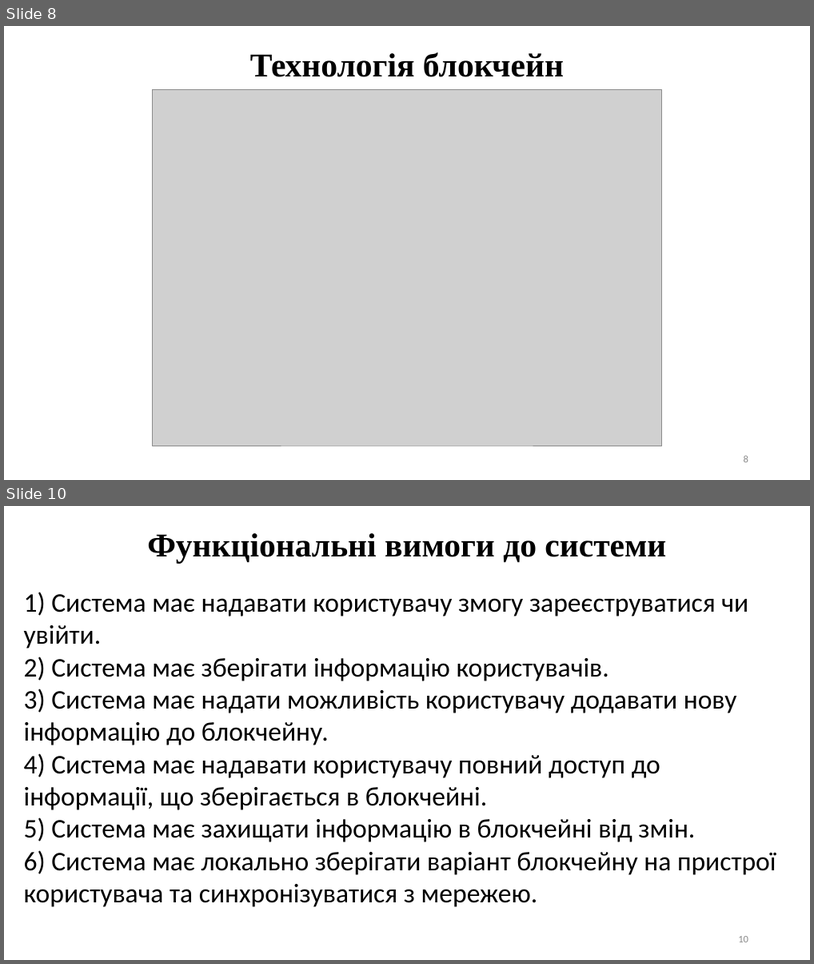
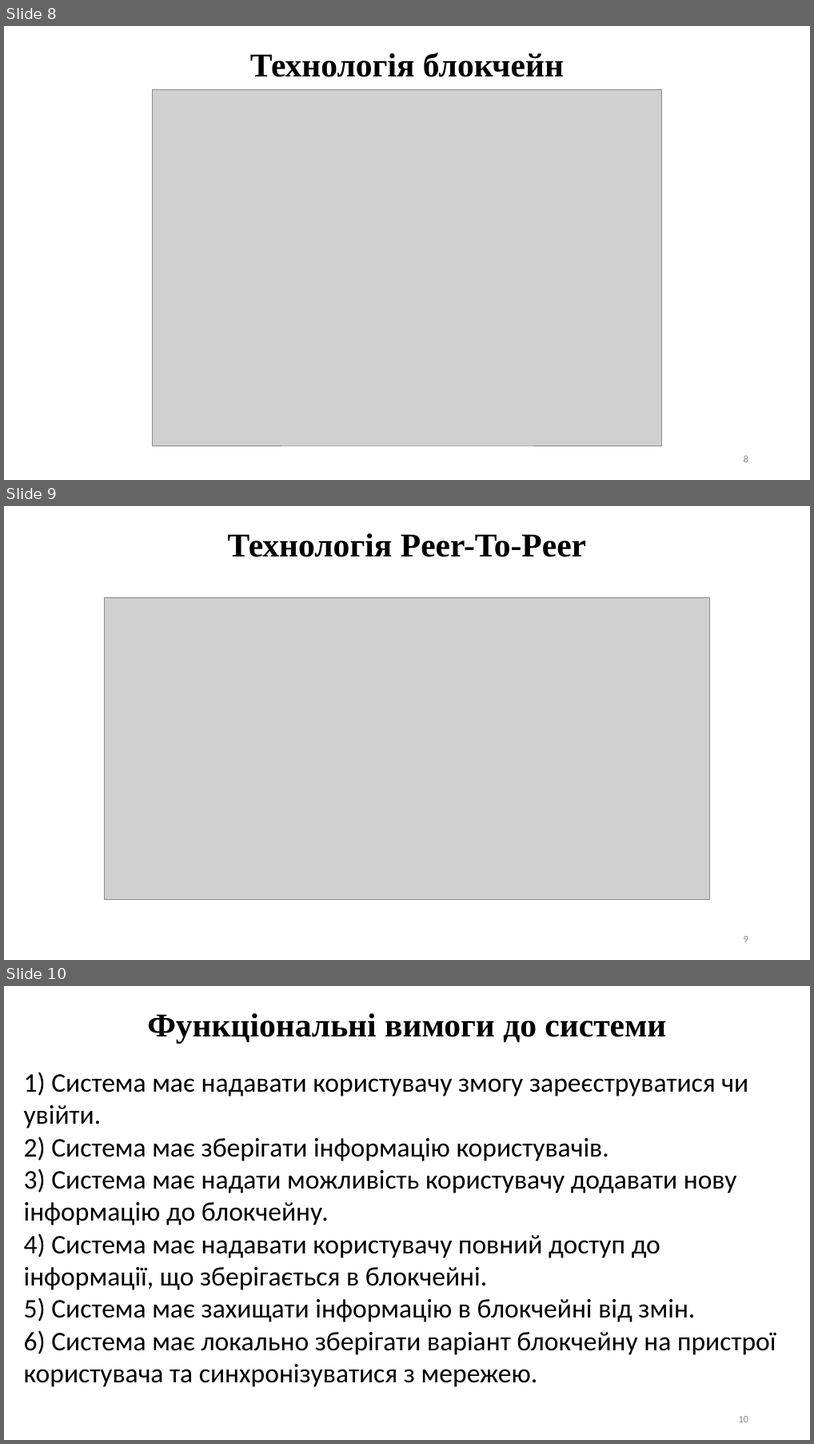
Before and after one commit to Lenartov/source, a slide deck: Диплом/Диплом презентація.pptx. Shown one above the other, each under a label of ours: slides 8 and 10 before the commit, slides 8, 9 and 10 after it; the slides between them are not shown. The pictures are 814x964 and 814x1444 pixels, drawn with LibreOffice and Linux fonts; fonts in the diff are those of the drawing; grey boxes stand for pictures. Boxes give left, top, right and bottom in pixels: in the first picture for what was removed or moved away, otherwise in the second. Text is boxed around its words. In the diff, an @@ line names an element or a change of style, - is before the commit and + after.

```diff
--- a/Диплом/Диплом презентація.pptx
+++ b/Диплом/Диплом презентація.pptx
@@ slide 9 added at (4, 506, 810, 960), background #FFFFFF @@
@@ text added at (228, 533, 586, 557), 39.6 pt, text #000000, bold @@
+Технологія Peer-To-Peer
@@ picture added at (105, 597, 710, 900) @@
@@ page number added at (744, 936, 749, 942), 12 pt, text #8C8C8C @@
+9
```
Also in this commit, not shown: 2 slides changed, 2 slides removed, 3 other files.
